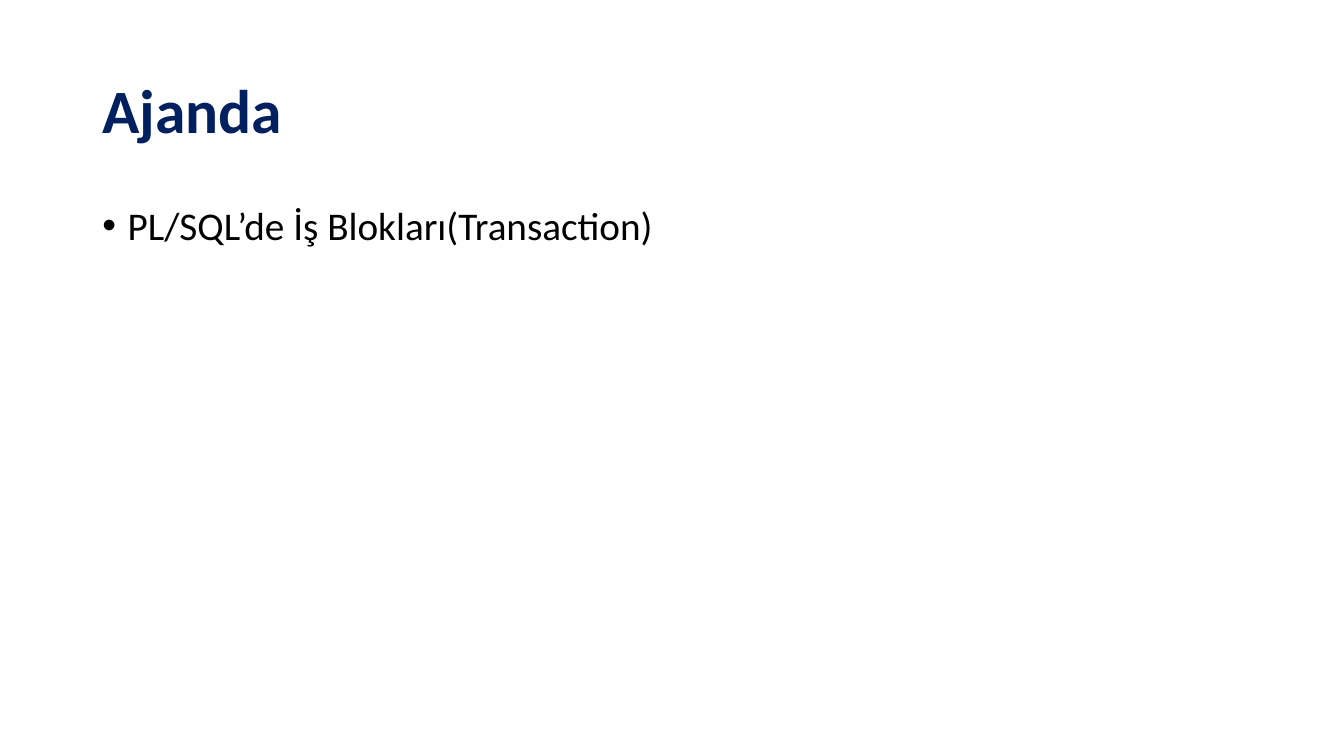
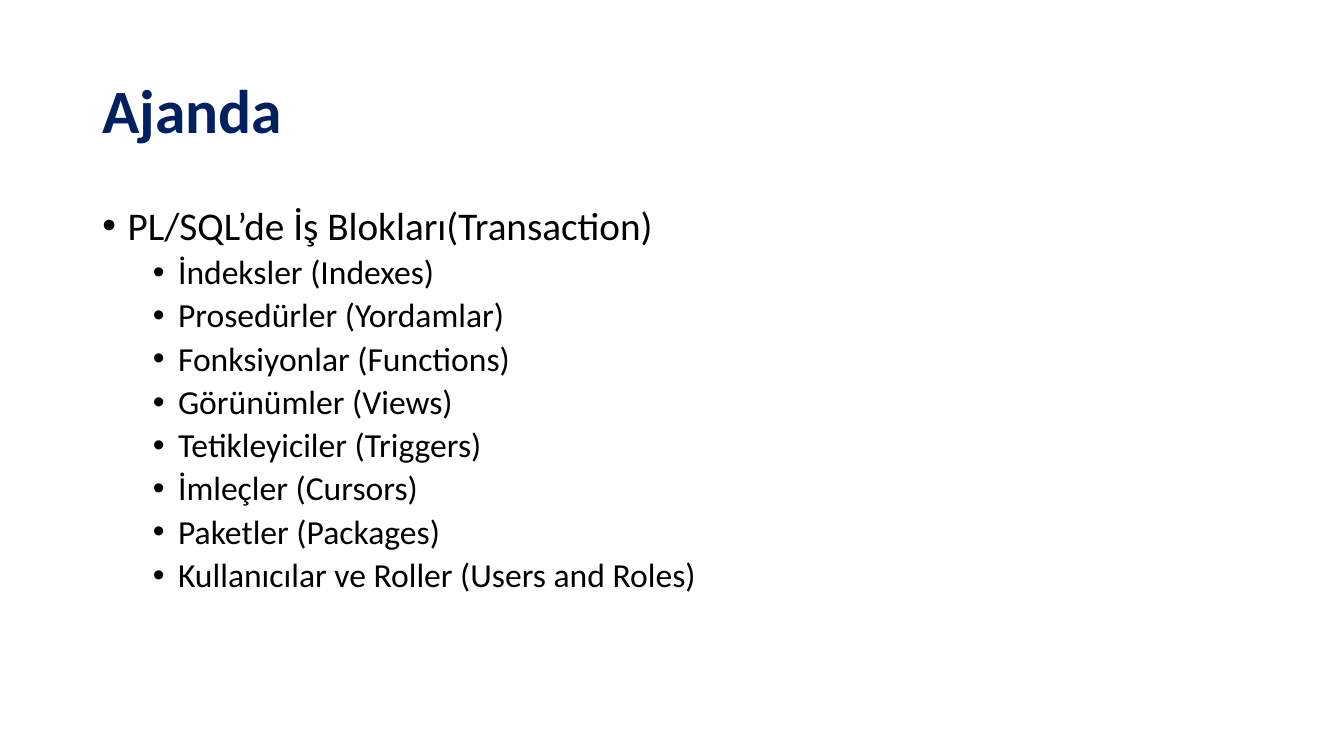
Before and after one commit to SevdanurGENC/Oracle-DB-SQL-Developer-Lecture-Notes, a slide deck: slide 2 of Slides/Oracle DB & SQL Developer - Bolum V.pptx. Drawn at 1344x756 pixels with LibreOffice and Linux fonts; fonts in the diff are those of the drawing. Boxes give left, top, right and bottom in pixels: in the first picture for what was removed or moved away, otherwise in the second. Text is boxed around its words. In the diff, an @@ line names an element or a change of style, - is before the commit and + after.

```diff
--- a/Slides/Oracle DB & SQL Developer - Bolum V.pptx
+++ b/Slides/Oracle DB & SQL Developer - Bolum V.pptx
@@ text at [178, 257, 696, 592]: paragraphs added @@
+  • İndeksler (Indexes)
+  • Prosedürler (Yordamlar)
+  • Fonksiyonlar (Functions)
+  • Görünümler (Views)
+  • Tetikleyiciler (Triggers)
+  • İmleçler (Cursors)
+  • Paketler (Packages)
+  • Kullanıcılar ve Roller (Users and Roles)
```
Also in this commit, not shown: 38 slides added, 5 slides removed, 2 other files.
